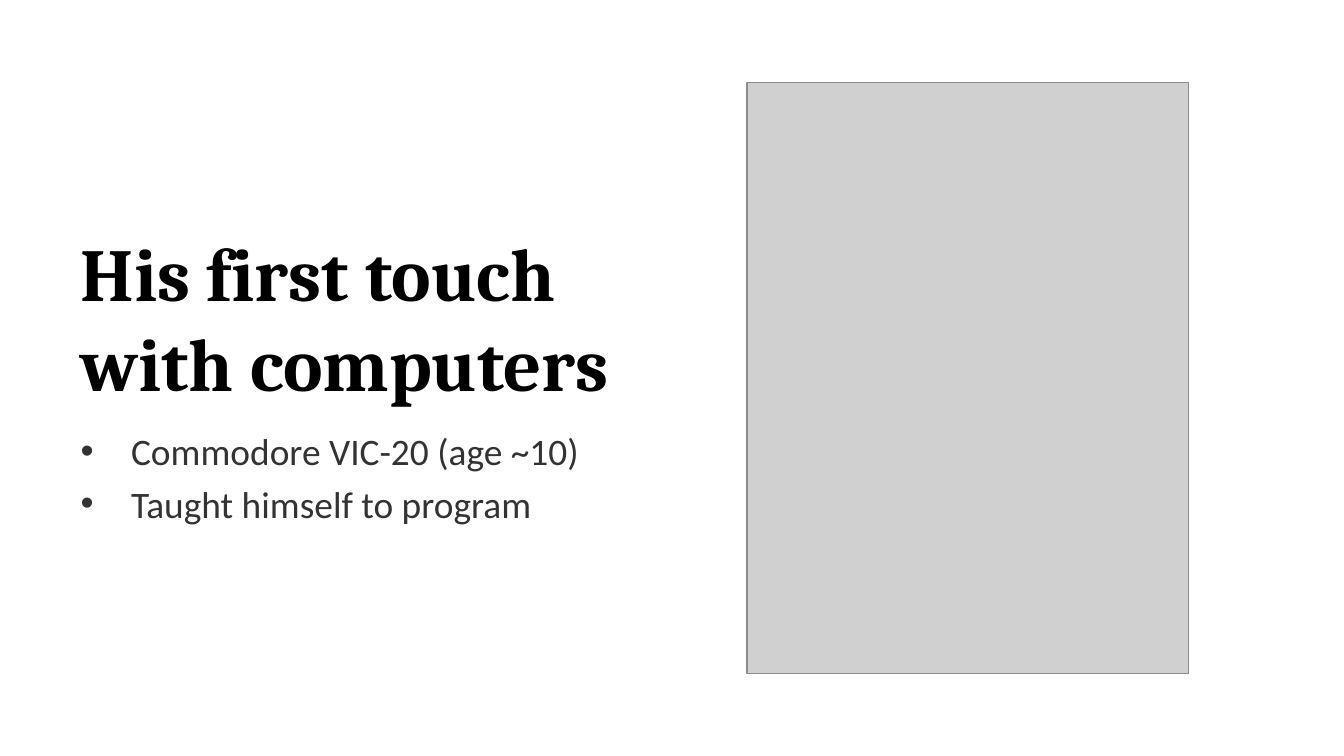
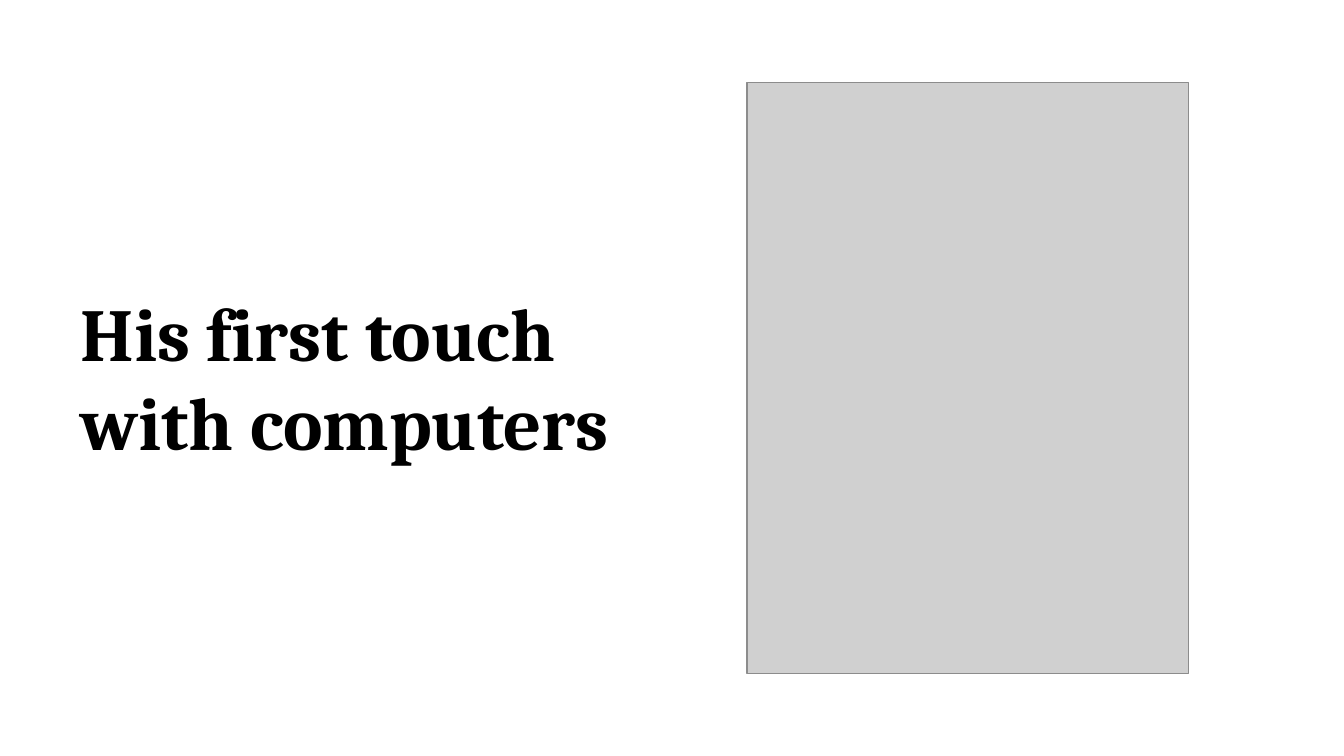
Before and after one commit to promilek2/Najs, a slide deck: slide 3 of Linus_Torvalds.pptx. Drawn at 1344x756 pixels with LibreOffice and Linux fonts; fonts in the diff are those of the drawing; grey boxes stand for pictures. Boxes give left, top, right and bottom in pixels: in the first picture for what was removed or moved away, otherwise in the second. Text is boxed around its words. In the diff, an @@ line names an element or a change of style, - is before the commit and + after.

```diff
--- a/Linus_Torvalds.pptx
+++ b/Linus_Torvalds.pptx
@@ text at (x1=131, y1=438, x2=579, y2=525): paragraphs removed @@
-• Commodore VIC-20 (age ~10)
-• Taught himself to program
```
Also in this commit, not shown: 7 other slides changed, 1 other file.
